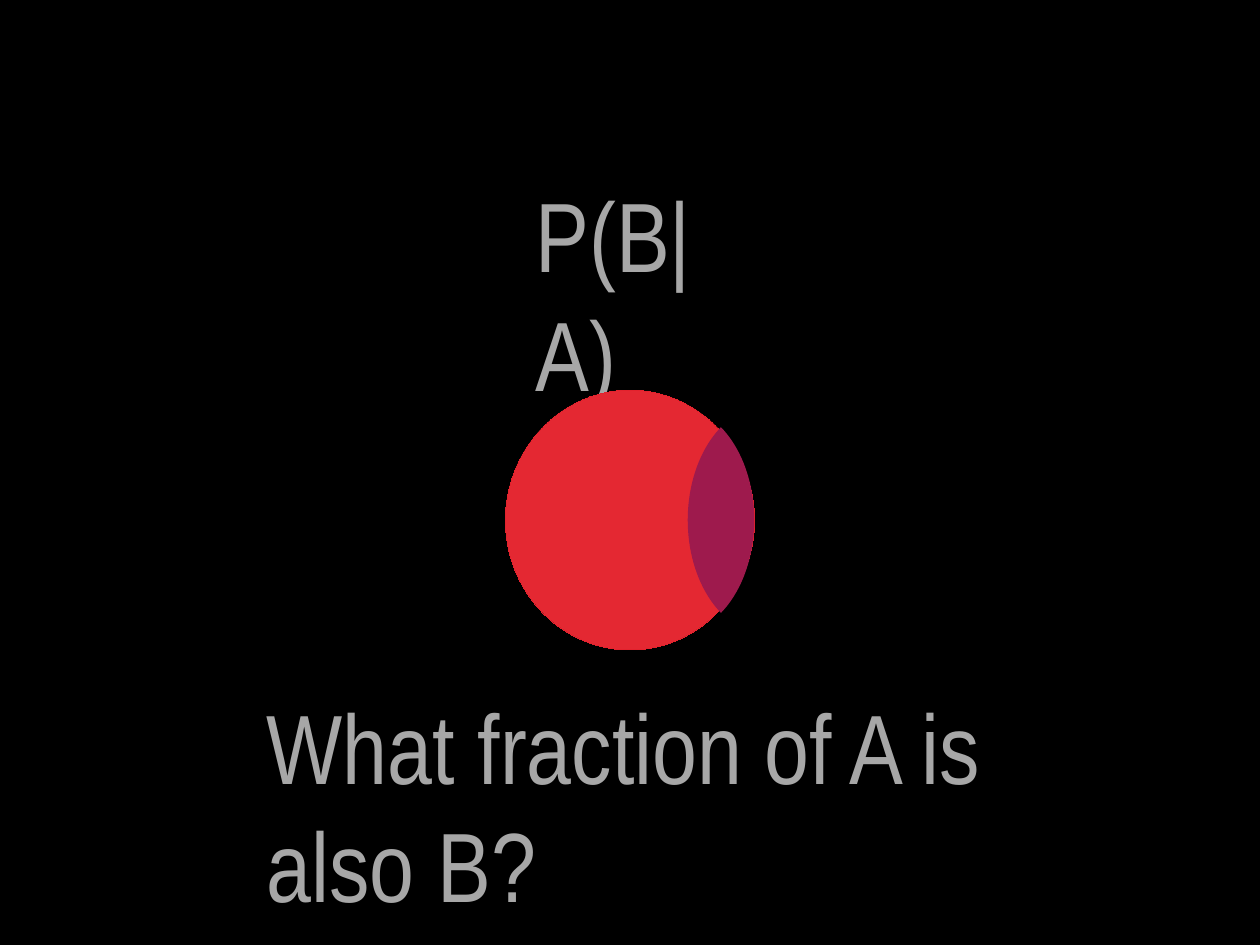
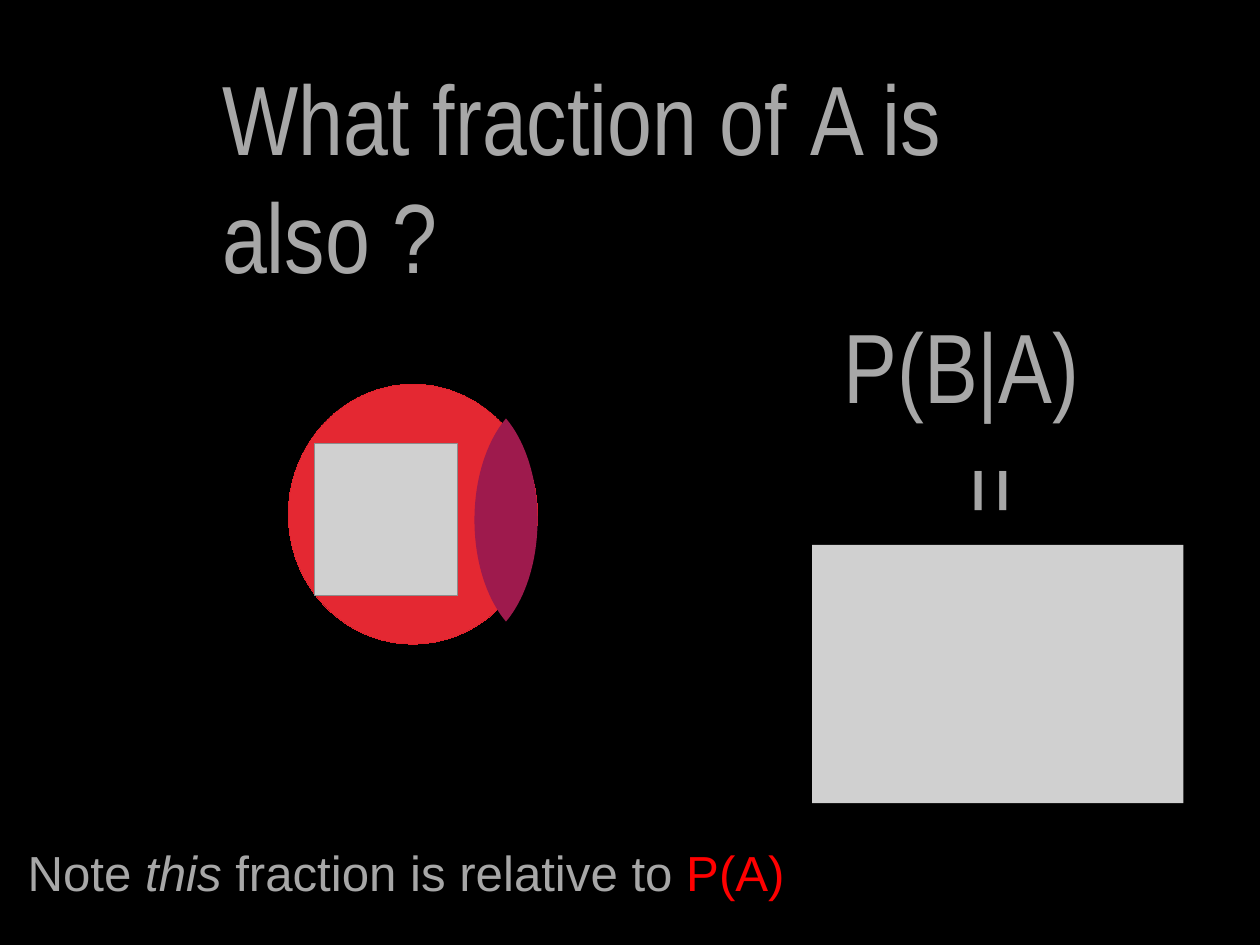
Before and after one commit to patricks1/noble-machine-learning, a slide deck: slide 13 of Session5/Session5_Slides.pptx (slide 16 before the commit). Drawn at 1260x945 pixels with LibreOffice and Linux fonts; fonts in the diff are those of the drawing; grey boxes stand for pictures. Boxes give left, top, right and bottom in pixels: in the first picture for what was removed or moved away, otherwise in the second. Text is boxed around its words. In the diff, an @@ line names an element or a change of style, - is before the commit and + after.

```diff
--- a/Session5/Session5_Slides.pptx
+++ b/Session5/Session5_Slides.pptx
@@ text at (x1=222, y1=83, x2=940, y2=274): text changed @@
-What fraction of A is also B?
+What fraction of A is also ?
@@ text "P(B|A)" rewrapped from (x1=536, y1=200, x2=691, y2=408) to (x1=843, y1=331, x2=1079, y2=420) @@
@@ ellipse moved from (x1=505, y1=390, x2=754, y2=649) to (x1=288, y1=385, x2=537, y2=644) @@
@@ freeform shape resized from (x1=688, y1=427, x2=754, y2=613) to (x1=475, y1=418, x2=538, y2=621) @@
@@ picture added at (x1=315, y1=444, x2=458, y2=596) @@
@@ text added at (x1=933, y1=463, x2=1062, y2=592), 80 pt, text #A7A7A7 @@
+=
@@ picture added at (x1=813, y1=545, x2=1184, y2=804) @@
@@ text added at (x1=28, y1=855, x2=784, y2=901), 40 pt, text #A7A7A7 @@
+Note this fraction is relative to P(A)
```
Also in this commit, not shown: 22 other slides changed, 1 slide added, 16 slides removed, 26 other files.
